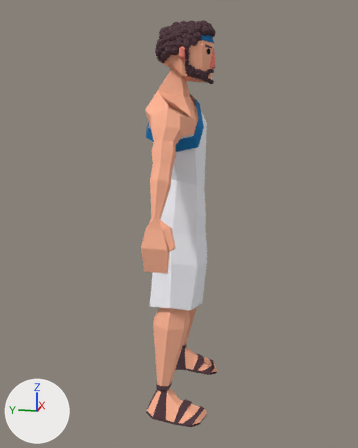
One commit to the glTF model models/units/villager.glb: the scene before it, then after it.
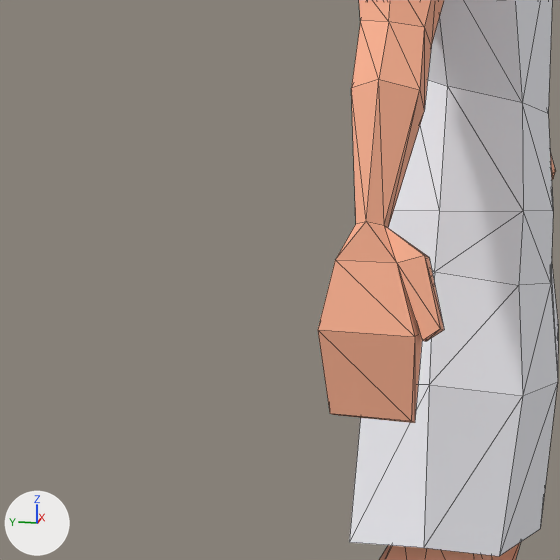
Each version appears first whole from a 50 mm lens placed at (-2.438, -0.495, 0.475), pointed at (-0.004, -0.008, -0.133), and next in a close-up on the part from 15% to 58% of the width and 35% to 70% of the height. The lights are fixed; the arrows at lower left show +X, +Y and +Z. The last two pictures show the newer version. The close-ups show mesh edges as thin lines. Where no turn or scale is listed for an object, it has been applied to the vertices. Vertices at exactly the same position are counted once.
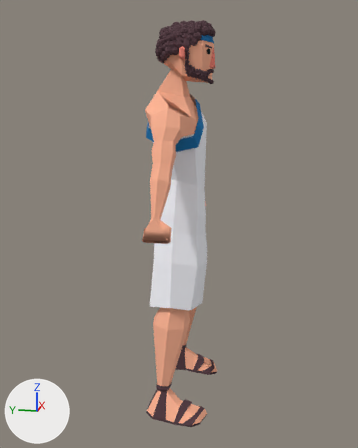
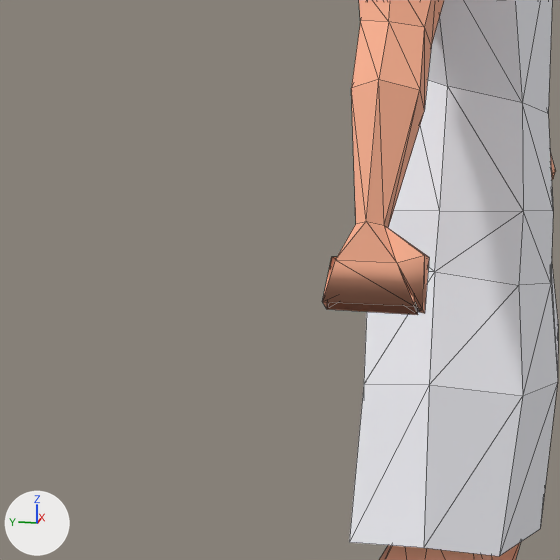
What changed in the scene script:
```text
Change me_band_skin_0:
    used by ob_object_42; location = (0.0, 0.0, 0.0)
    remove me_band_skin_0.from_pydata(...)  # 247 vertices, 460 faces; spans x -0.48..0.48, y -0.2..0.14, z -1.08..0.83
    add me_band_skin_0.from_pydata(...)  # 247 vertices, 460 faces; spans x -0.45..0.48, y -0.2..0.14, z -1.08..0.83
    me_band_skin_0 part 1
    me_band_skin_0.vertices[226].co: (-0.44, 0.06, -0.14) -> (-0.43, 0.06, -0.12)  # not seen -> pixel (326, 309)
    me_band_skin_0.vertices[227].co: (-0.48, 0.06, -0.13) -> (-0.45, 0.06, -0.1)  # pixel (317, 329) -> pixel (322, 301)
    me_band_skin_0.vertices[228].co: (-0.43, -0.05, -0.14) -> (-0.43, -0.05, -0.12)  # not seen -> pixel (417, 314)
    me_band_skin_0.vertices[229].co: (-0.48, -0.05, -0.13) -> (-0.45, -0.05, -0.1)  # pixel (414, 336) -> pixel (414, 306)
    me_band_skin_0.vertices[230].co: (-0.47, -0.08, -0.12) -> (-0.45, -0.06, -0.1)  # pixel (440, 328) -> pixel (422, 309)
    me_band_skin_0.vertices[231].co: (-0.44, -0.08, -0.13) -> (-0.44, -0.06, -0.11)  # pixel (444, 329) -> pixel (424, 313)
    me_band_skin_0.vertices[232].co: (-0.44, -0.04, -0.25) -> (-0.44, -0.05, -0.05)  # pixel (414, 422) -> not seen
    me_band_skin_0.vertices[233].co: (-0.44, 0.06, -0.25) -> (-0.44, 0.05, -0.05)  # pixel (333, 414) -> pixel (332, 256)
    me_band_skin_0.vertices[234].co: (-0.46, -0.04, -0.24) -> (-0.44, -0.05, -0.05)  # pixel (411, 421) -> not seen
    me_band_skin_0.vertices[235].co: (-0.45, -0.06, -0.14) -> (-0.44, -0.05, -0.11)  # pixel (425, 341) -> pixel (418, 312)
    me_band_skin_0.vertices[236].co: (-0.47, -0.06, -0.14) -> (-0.45, -0.05, -0.1)  # pixel (422, 340) -> pixel (417, 307)
    me_band_skin_0.vertices[237].co: (-0.46, 0.06, -0.24) -> (-0.44, 0.05, -0.05)  # pixel (329, 413) -> pixel (331, 256)
```

What differs and where, as boxes [x1, y1, x2, y2] in the close-ups (560 x 560 px; the box of a moved part takes in the faces that stretch with it):
'Object_42', reshaped
    before: [318, 0, 556, 560]
    after: [322, 0, 556, 560]
part 1 of me_band_skin_0, moved or reshaped
    before: [318, 255, 444, 423]
    after: [322, 255, 429, 315]
